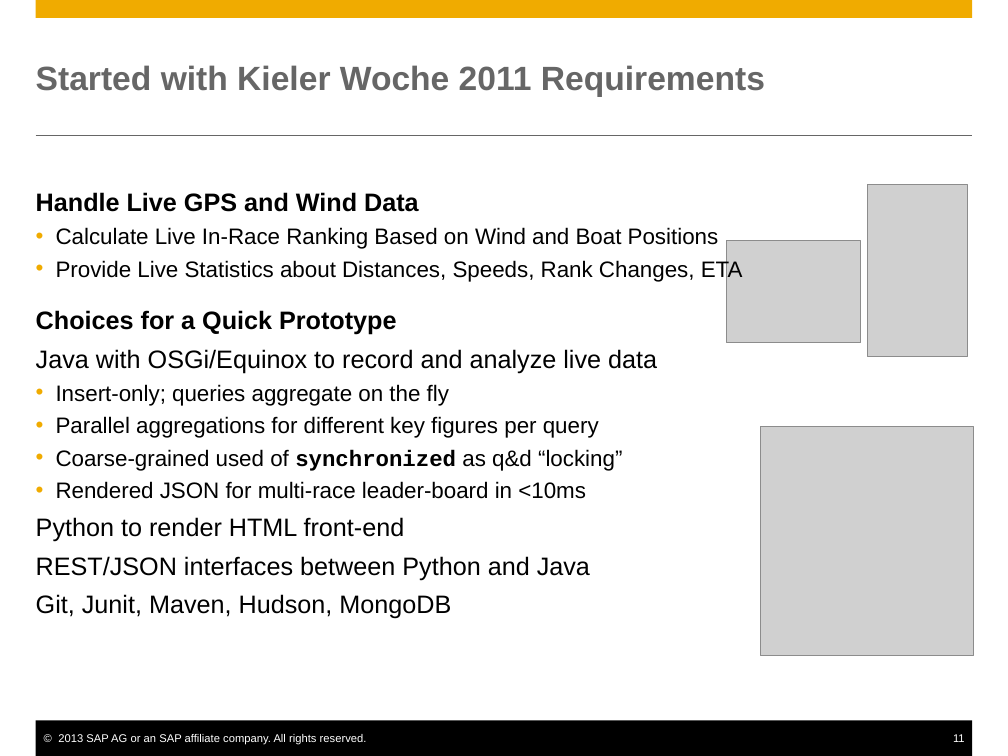
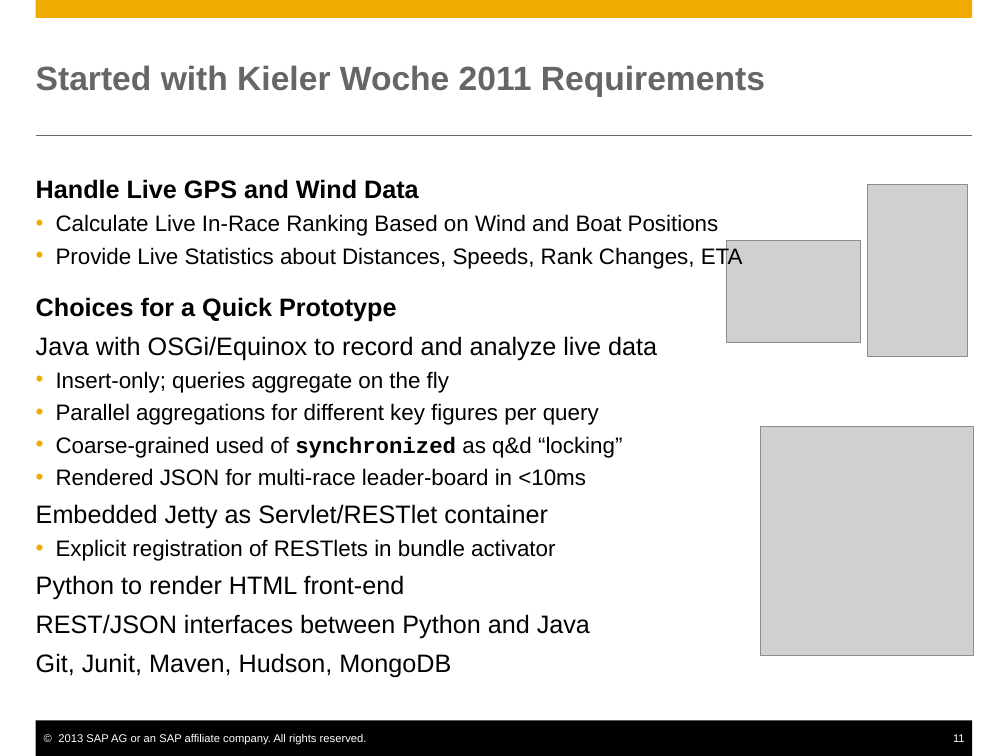
Before and after one commit to axeluhl/sailing-analytics, a slide deck: slide 11 of doc/SAPSailingAnalyticsArchitecture.pptx. Drawn at 1008x756 pixels with LibreOffice and Linux fonts; fonts in the diff are those of the drawing; grey boxes stand for pictures. Boxes give left, top, right and bottom in pixels: in the first picture for what was removed or moved away, otherwise in the second. Text is boxed around its words. In the diff, an @@ line names an element or a change of style, - is before the commit and + after.

```diff
--- a/doc/SAPSailingAnalyticsArchitecture.pptx
+++ b/doc/SAPSailingAnalyticsArchitecture.pptx
@@ text "Handle Live GPS and Wind ...": place and size @@
-text "Handle Live GPS and Wind ..." at (36, 192, 743, 619)
+text "Handle Live GPS and Wind ..." at (36, 179, 743, 677)
@@ text at (36, 504, 555, 561): paragraphs added @@
+  Embedded Jetty as Servlet/RESTlet container
+    • Explicit registration of RESTlets in bundle activator
```
Also in this commit, not shown: 1 other slide changed, 1 slide added, 1 other file.
